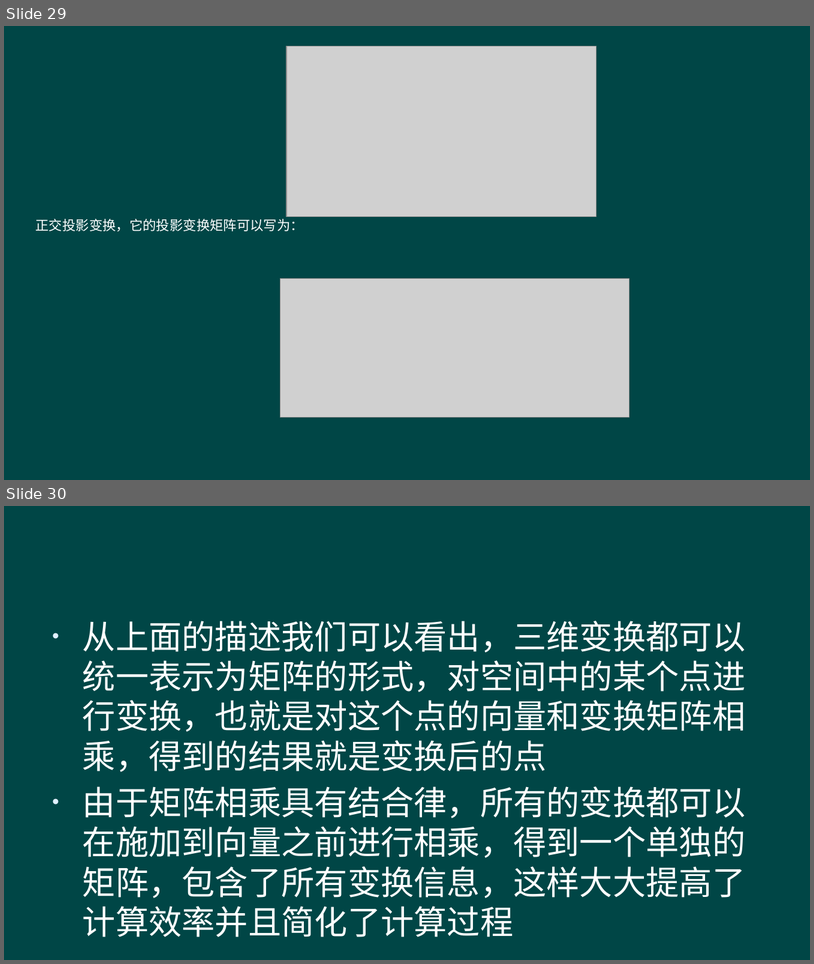
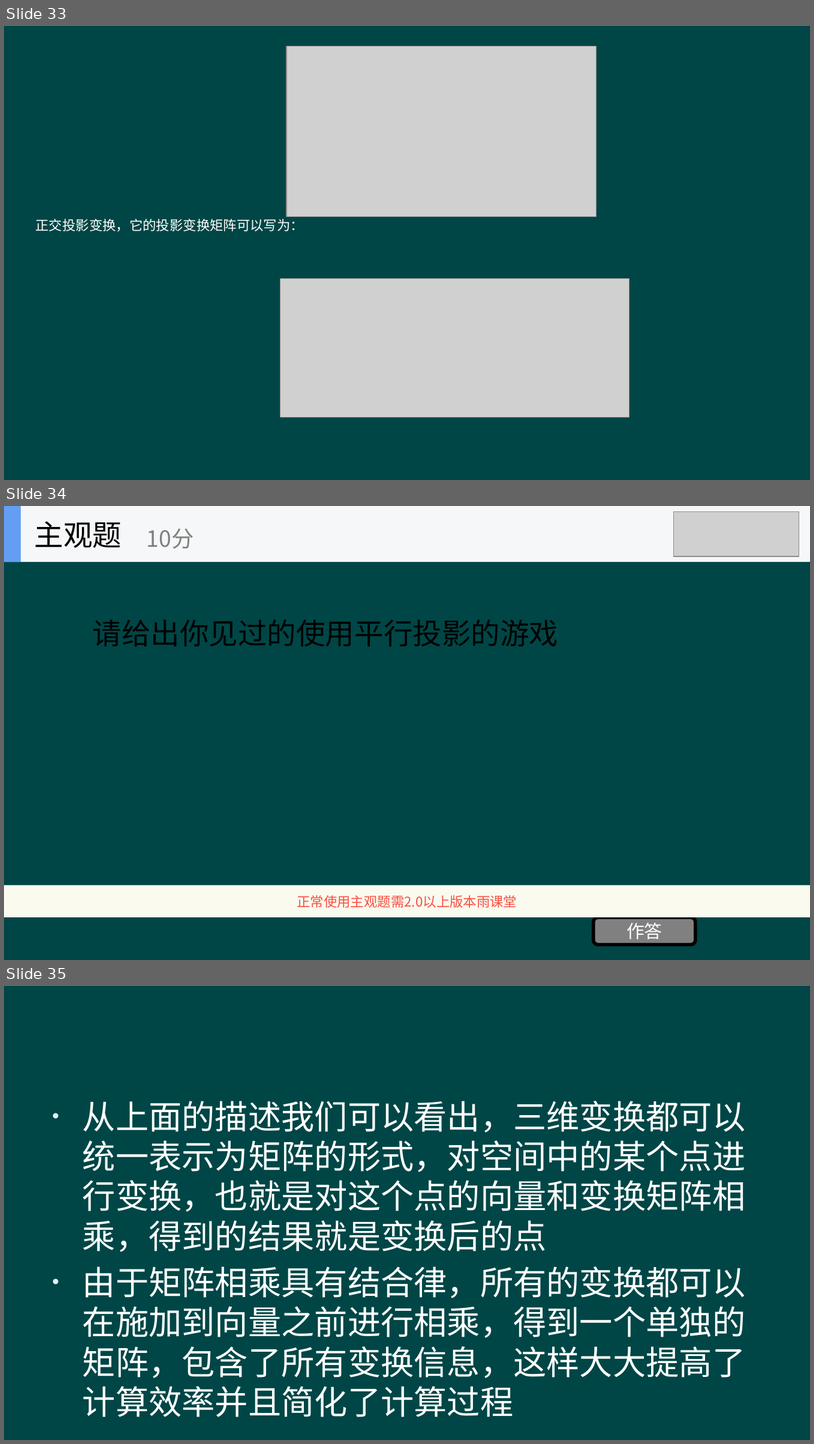
Before and after one commit to hanhonglei/Course_GameEngine, a slide deck: Slides/Principle/2 数学基础/2 数学基础.pptx. Shown one above the other, each under a label of ours: slides 29 and 30 before the commit, slides 33, 34 and 35 after it. The pictures are 814x964 and 814x1444 pixels, drawn with LibreOffice and Linux fonts; fonts in the diff are those of the drawing; grey boxes stand for pictures; background and template pictures are left out. Boxes give left, top, right and bottom in pixels: in the first picture for what was removed or moved away, otherwise in the second. Text is boxed around its words. In the diff, an @@ line names an element or a change of style, - is before the commit and + after.

```diff
--- a/Slides/Principle/2 数学基础/2 数学基础.pptx
+++ b/Slides/Principle/2 数学基础/2 数学基础.pptx
@@ slide 34 added at <box>4,506,810,960</box>, background #004646 @@
@@ picture added at <box>674,511,800,557</box> @@
@@ group added at <box>4,506,810,562</box>: 2 rectangles, 2 texts @@
+主观题
+10分
@@ text added at <box>93,619,559,646</box>, 26 pt, text #000000 @@
+请给出你见过的使用平行投影的游戏
@@ rectangle added at <box>4,885,810,917</box>, fill #FBFAEF, 12 pt, text #F84F41 @@
+正常使用主观题需2.0以上版本雨课堂
@@ rounded rectangle added at <box>593,917,696,945</box>, fill #808080, outline #000000 3 pt, 16 pt, text #FFFFFF @@
+作答
@@ what was slide 29 is now slide 33 @@
@@ what was slide 30 is now slide 35 @@
```
Also in this commit, not shown: 4 other slides added, 18 other files.
